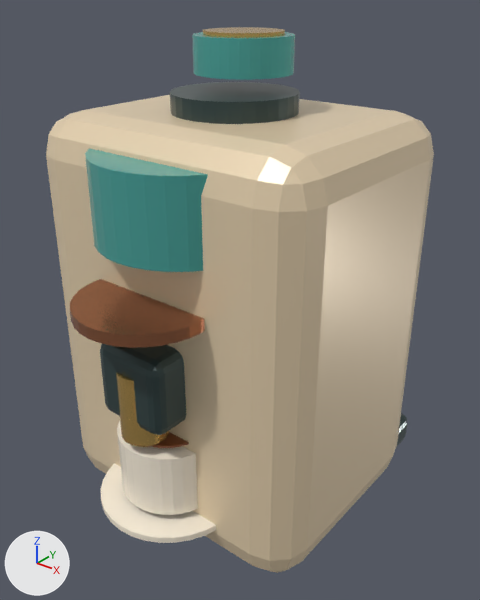
A saved change to the glTF model forest-room/assets/capsule-latte-machine.glb.
One viewpoint serves both versions: a 50 mm lens placed at (1.211, -1.511, 1.62), pointed at (0.04, -0.046, 0.712). The axes (+X, +Y, +Z) are drawn at lower left. The lights are the same throughout. The first picture is the older version. Where no turn or scale is listed for an object, it has been applied to the vertices.

In view in the first picture: 'Capsule', 'FrontRing', 'LatteCup', 'MachineBody', 'Spout', 'SpoutBlock', 'TopDial', 'WaterTank' and 1 more.
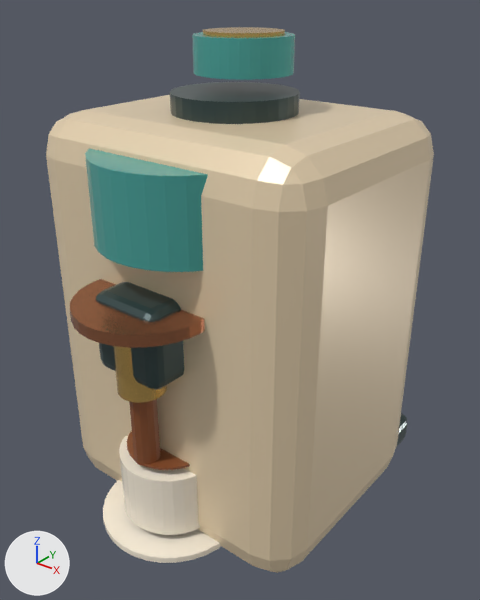
Location of each change, (x1, y1, x2, y2) in pixels of the pictures (480 x 600 px):
'LatteCup', moved: before (101, 421, 216, 543); after (103, 432, 221, 563)
'SpoutBlock', moved: before (100, 344, 186, 435); after (96, 282, 184, 390)
'Spout', moved: before (116, 372, 169, 447); after (113, 346, 167, 403)
'LatteStream', unchanged, uncovered by the edit: after (129, 399, 160, 466)

Patch to the scene script:
```diff
--- a/forest-room/assets/capsule-latte-machine.glb.py
+++ b/forest-room/assets/capsule-latte-machine.glb.py
@@ ob_lattecup @@
 ob_lattecup = bpy.data.objects.new('LatteCup', me_円柱_007)
-ob_lattecup.location = (0.0, -0.34, 0.28)
+ob_lattecup.location = (0.0, -0.34, 0.2)
@@ ob_spout @@
 ob_spout = bpy.data.objects.new('Spout', me_円柱_001)
-ob_spout.location = (0.0, -0.44, 0.53)
+ob_spout.location = (0.0, -0.44, 0.68)
@@ ob_spoutblock @@
 ob_spoutblock = bpy.data.objects.new('SpoutBlock', me_立方体_002)
-ob_spoutblock.location = (0.0, -0.4, 0.59)
+ob_spoutblock.location = (0.0, -0.4, 0.74)
```
